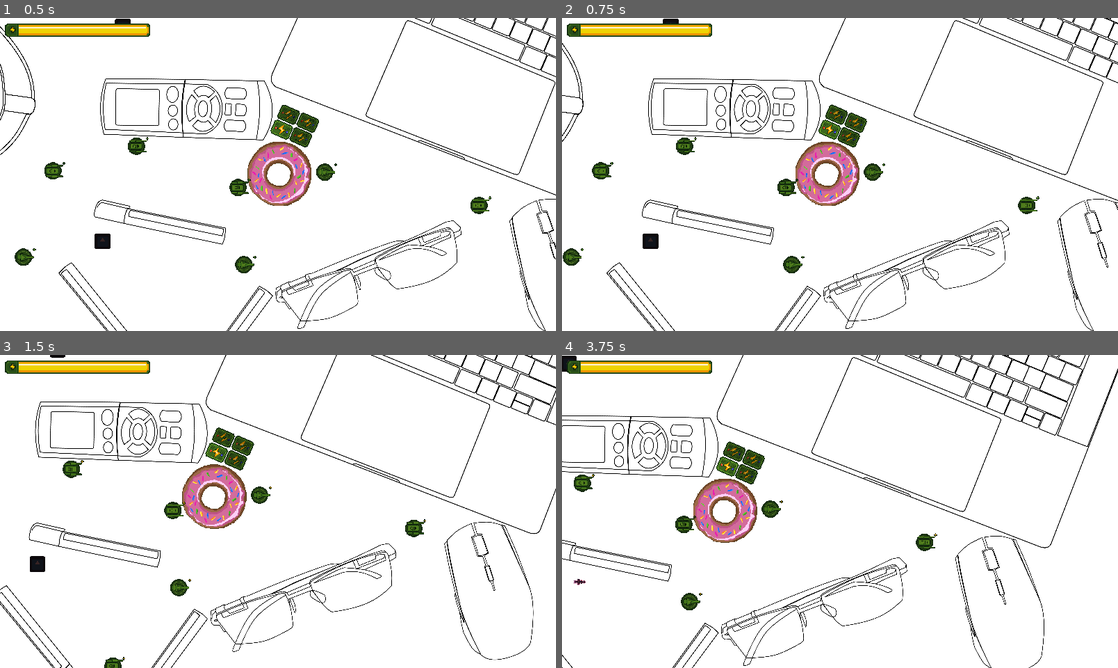
Above: before the commit, frames 1-4 (two rows, left to right).
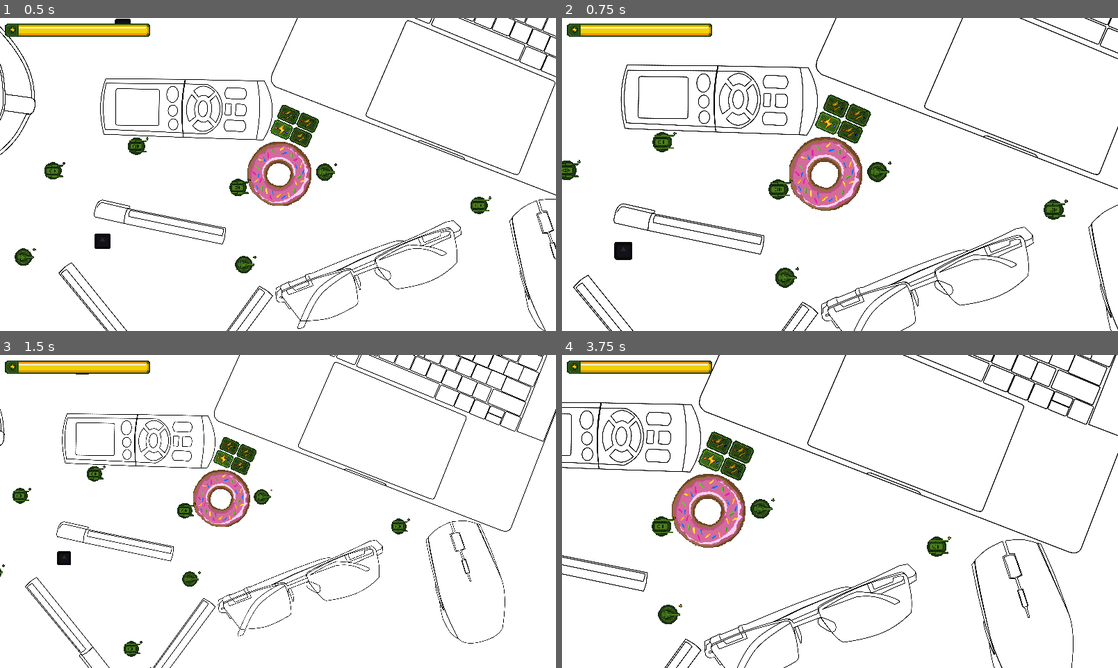
Above: after the commit, the same moments.

Repository: dmitriy-shmilo/gogodot-2021
Game: Godot game, scene res://game_screen/game_screen.tscn
Two runs of this game, one before a commit and one after it. Both use one fixed random seed, a clock stepped at 60 frames per second and the inputs below. The engine's default icon, where the game draws it, is replaced by a stand-in: a white triangle on a blue panel in a dark square.
Inputs (mouse positions are in pixels of both pictures, inside the frame that each line leads up to):
- Up to frame 1 (0.5 s): no input
- Up to frame 2 (0.75 s): tap Enter at 0.5 s; move the mouse to (701, 146) at 0.52 s; hold D (right) from 0.53 s (still down); hold Mouse wheel up (zoom_in, bound only after the commit) from 0.53 s (still down); click (701, 146) at 0.67 s
- Up to frame 3 (1.5 s): tap Mouse wheel down (zoom_out, bound only after the commit) at 0.8, 1.35 s; move the mouse to (422, 542) at 1.27 s; release D (right) at 1.28 s; release Mouse wheel up (zoom_in, bound only after the commit) at 1.28 s; hold S (down) from 1.28 s (still down); click (422, 542) at 1.42 s
- Up to frame 4 (3.75 s): tap Mouse wheel up (zoom_in, bound only after the commit) at 1.55, 3.05 s; move the mouse to (673, 621) at 2.02 s; release S (down) at 2.03 s; hold D (right) 2.03-2.78 s; hold Mouse wheel up (zoom_in, bound only after the commit) 2.03-2.78 s; click (673, 621) at 2.17 s; tap Mouse wheel down (zoom_out, bound only after the commit) at 2.3, 2.85 s; move the mouse to (762, 442) at 2.77 s; hold W (up) 2.78-3.53 s; click (762, 442) at 2.92 s; move the mouse to (667, 517) at 3.52 s; hold A (left) from 3.53 s (still down); hold Mouse wheel up (zoom_in, bound only after the commit) from 3.53 s (still down); click (667, 517) at 3.67 s

Frame 1 is identical in both runs. In frame 2, 10% of the frame differs, in the area x 0-100%, y 0-100%; in frame 3, 9.9%; in frame 4, 11%.

Commit message:
Support camera zoom. Support pan and pinch gestures.

Diff:
--- a/src/game_screen/camera.gd
+++ b/src/game_screen/camera.gd
@@ -4,13 +4,41 @@
 export(float) var friction = 0.1
 export(float) var acceleration = 0.3
 
+onready var _camera = $"Camera"
+
 var _velocity: Vector2 = Vector2.ZERO
+var _pan_dir: Vector2 = Vector2.ZERO
 
 func _ready() -> void:
 	pass
 
 
+func _unhandled_input(event: InputEvent) -> void:
+
+	if event is InputEventPanGesture:
+		_pan_dir = event.get_delta() * 2
+		return
+
+	if event is InputEventMagnifyGesture:
+		_camera.zoom.x *= event.get_factor()
+		_camera.zoom.y = _camera.zoom.x
+		return
+
+	if event.is_action_pressed("zoom_in"):
+		_camera.zoom.x -= 0.25
+		_camera.zoom.y -= 0.25
+		return
+
+	if event.is_action_pressed("zoom_out"):
+		_camera.zoom.x += 0.25
+		_camera.zoom.y += 0.25
+		return
+
+
 func get_input():
+	if _pan_dir != Vector2.ZERO:
+		return _pan_dir
+
 	var input = Vector2()
 	if Input.is_action_pressed("right"):
 		input.x += 1
@@ -20,13 +48,14 @@
 		input.y += 1
 	if Input.is_action_pressed("up"):
 		input.y -= 1
-	return input
+
+	return input.normalized()
 
 
 func _physics_process(_delta) -> void:
 	var direction = get_input()
 	if direction.length() > 0:
-		_velocity = lerp(_velocity, direction.normalized() * speed, acceleration)
+		_velocity = lerp(_velocity, direction * speed, acceleration)
 	else:
 		_velocity = lerp(_velocity, Vector2.ZERO, friction)
 	_velocity = move_and_slide(_velocity)
--- a/src/game_screen/game_screen.gd
+++ b/src/game_screen/game_screen.gd
@@ -3,7 +3,7 @@
 export(int) var current_level_index = 0
 
 onready var _pause_container: ColorRect = $"Gui/CanvasLayer/PauseContainer"
-onready var _camera: KinematicBody2D = $"Camera"
+onready var _camera_body: KinematicBody2D = $"Camera"
 onready var _gui: Gui = $"Gui"
 
 var _levels = [
@@ -16,10 +16,10 @@
 
 
 func _unhandled_input(event) -> void:
-	if event.is_action("system_pause"):
+	if event.is_action_pressed("system_pause"):
 		get_tree().paused = true
 		_pause_container.visible = true
-
+		return
 
 
 func _load_level(index: int) -> void:
@@ -30,13 +30,14 @@
 	_current_level = _levels[index].instance() as Level
 	add_child(_current_level)
 
-	_camera.position = _current_level.get_start_position()
+	_camera_body.position = _current_level.get_start_position()
 	var _err = _current_level.connect("energy_changed", self, "_level_energy_changed")
 	_current_level.setup()
 
 
 func _level_energy_changed(_level, current_energy, total_energy):
 	_gui.set_energy(current_energy, total_energy)
+
 
 func _on_QuitButton_pressed() -> void:
 	_pause_container.visible = false
--- a/src/project.godot
+++ b/src/project.godot
@@ -142,6 +142,18 @@
 "events": [ Object(InputEventKey,"resource_local_to_scene":false,"resource_name":"","device":0,"alt":false,"shift":false,"control":false,"meta":false,"command":false,"pressed":false,"scancode":68,"physical_scancode":0,"unicode":0,"echo":false,"script":null)
  ]
 }
+zoom_in={
+"deadzone": 0.5,
+"events": [ Object(InputEventMouseButton,"resource_local_to_scene":false,"resource_name":"","device":-1,"alt":false,"shift":false,"control":false,"meta":false,"command":false,"button_mask":0,"position":Vector2( 0, 0 ),"global_position":Vector2( 0, 0 ),"factor":1.0,"button_index":4,"pressed":false,"doubleclick":false,"script":null)
+, Object(InputEventKey,"resource_local_to_scene":false,"resource_name":"","device":0,"alt":false,"shift":false,"control":false,"meta":false,"command":false,"pressed":false,"scancode":0,"physical_scancode":69,"unicode":0,"echo":false,"script":null)
+ ]
+}
+zoom_out={
+"deadzone": 0.5,
+"events": [ Object(InputEventMouseButton,"resource_local_to_scene":false,"resource_name":"","device":-1,"alt":false,"shift":false,"control":false,"meta":false,"command":false,"button_mask":0,"position":Vector2( 0, 0 ),"global_position":Vector2( 0, 0 ),"factor":1.0,"button_index":5,"pressed":false,"doubleclick":false,"script":null)
+, Object(InputEventKey,"resource_local_to_scene":false,"resource_name":"","device":0,"alt":false,"shift":false,"control":false,"meta":false,"command":false,"pressed":false,"scancode":0,"physical_scancode":81,"unicode":0,"echo":false,"script":null)
+ ]
+}
 
 [layer_names]
 
